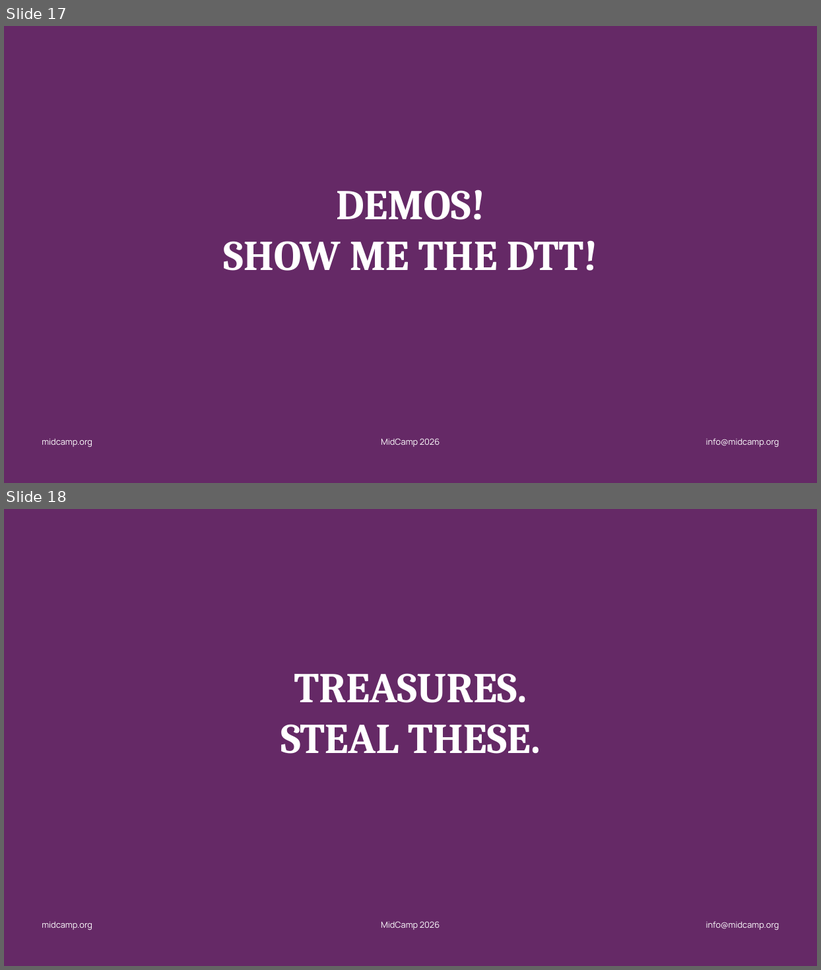
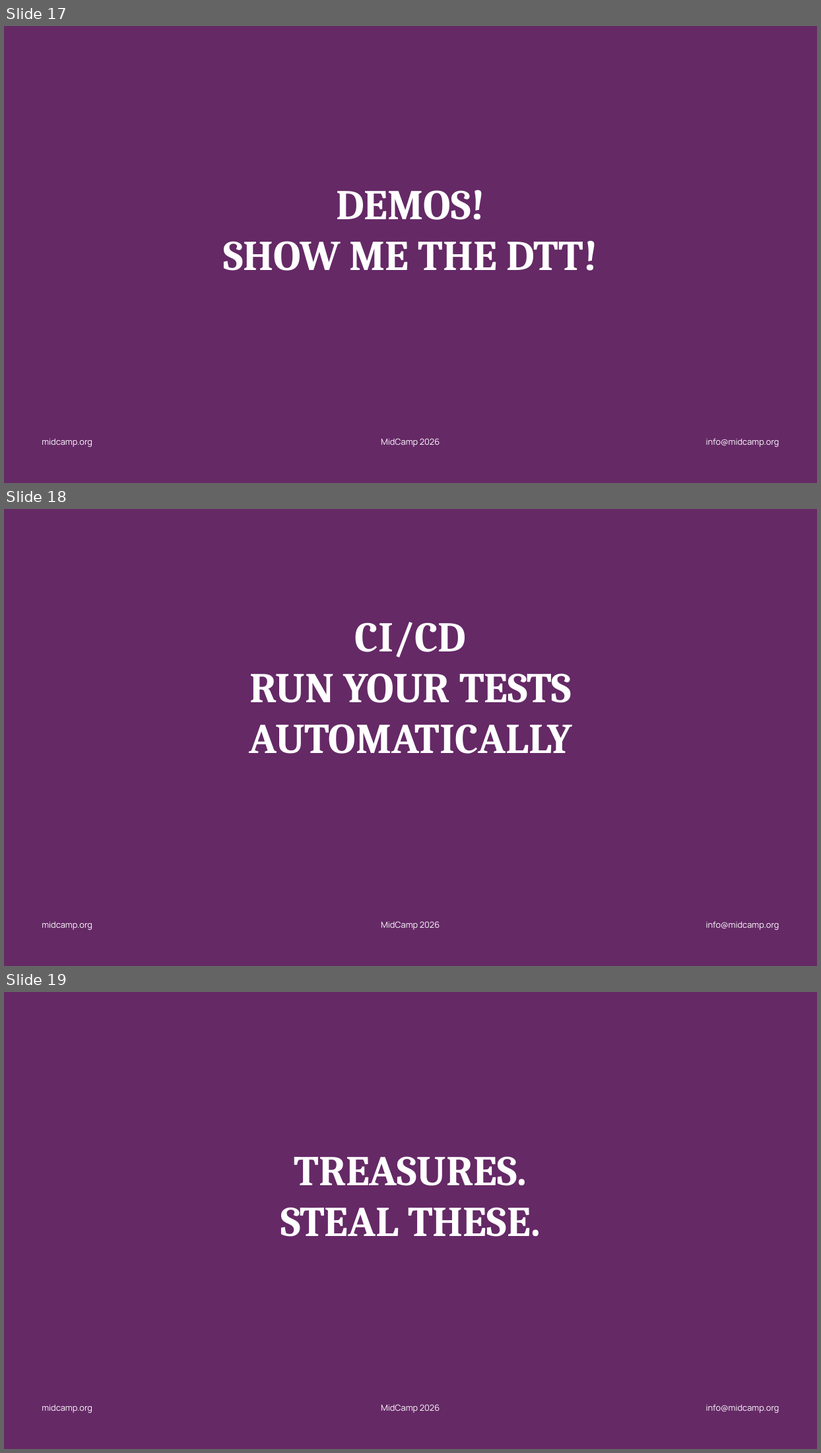
Before and after one commit to jonathanfranks/dtt2026, a slide deck: dtt-talk-deck.pptx. Shown one above the other, each under a label of ours: slides 17 and 18 before the commit, slides 17, 18 and 19 after it. The pictures are 821x970 and 821x1453 pixels, drawn with LibreOffice and Linux fonts; fonts in the diff are those of the drawing; background and template pictures are left out. Boxes give left, top, right and bottom in pixels: in the first picture for what was removed or moved away, otherwise in the second. Text is boxed around its words. In the diff, an @@ line names an element or a change of style, - is before the commit and + after.

Commit message:
Add GHA slide

```diff
--- a/dtt-talk-deck.pptx
+++ b/dtt-talk-deck.pptx
@@ slide 18 added at (4, 509, 817, 966), background #FFFFFF; not listed: 4 template elements that a slide beside it also shows @@
@@ title added at (249, 622, 572, 754), 100 pt, text #FFFFFF, bold @@
+CI/CD
+RUN YOUR TESTS AUTOMATICALLY
@@ what was slide 18 is now slide 19 @@
```
